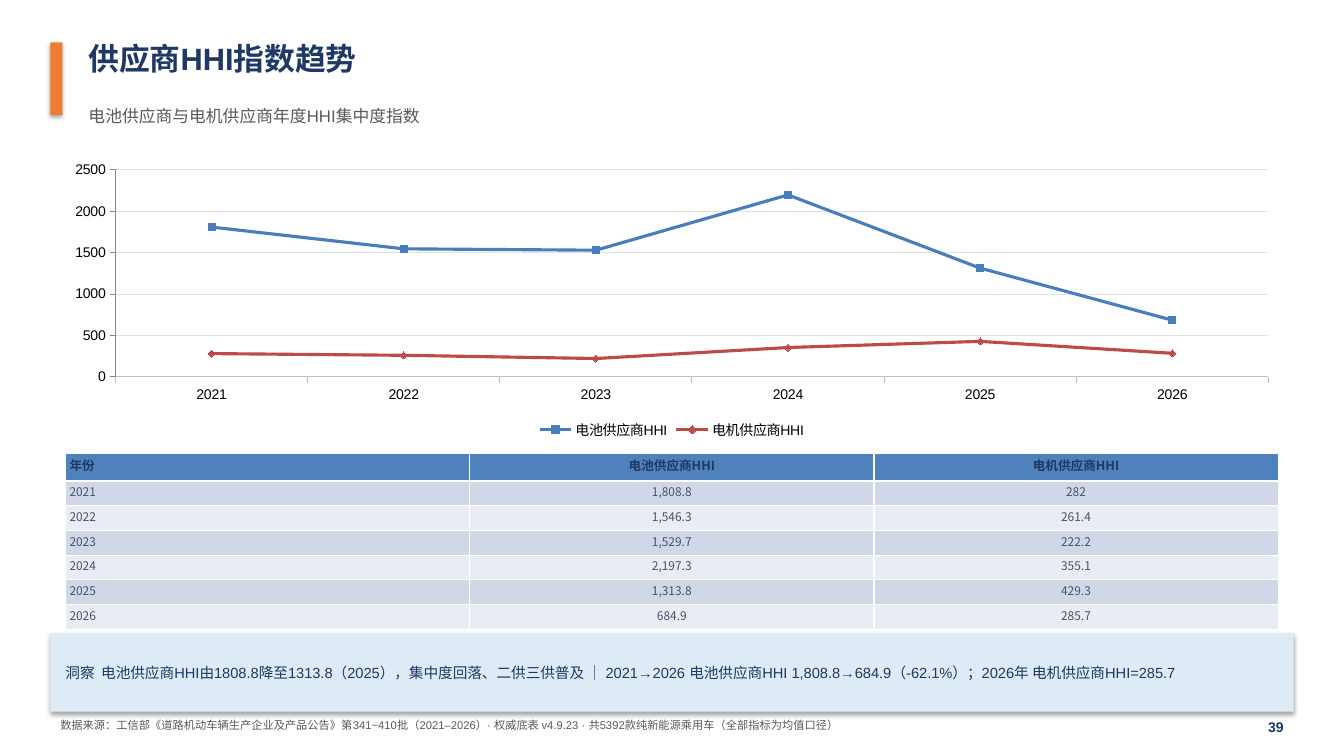
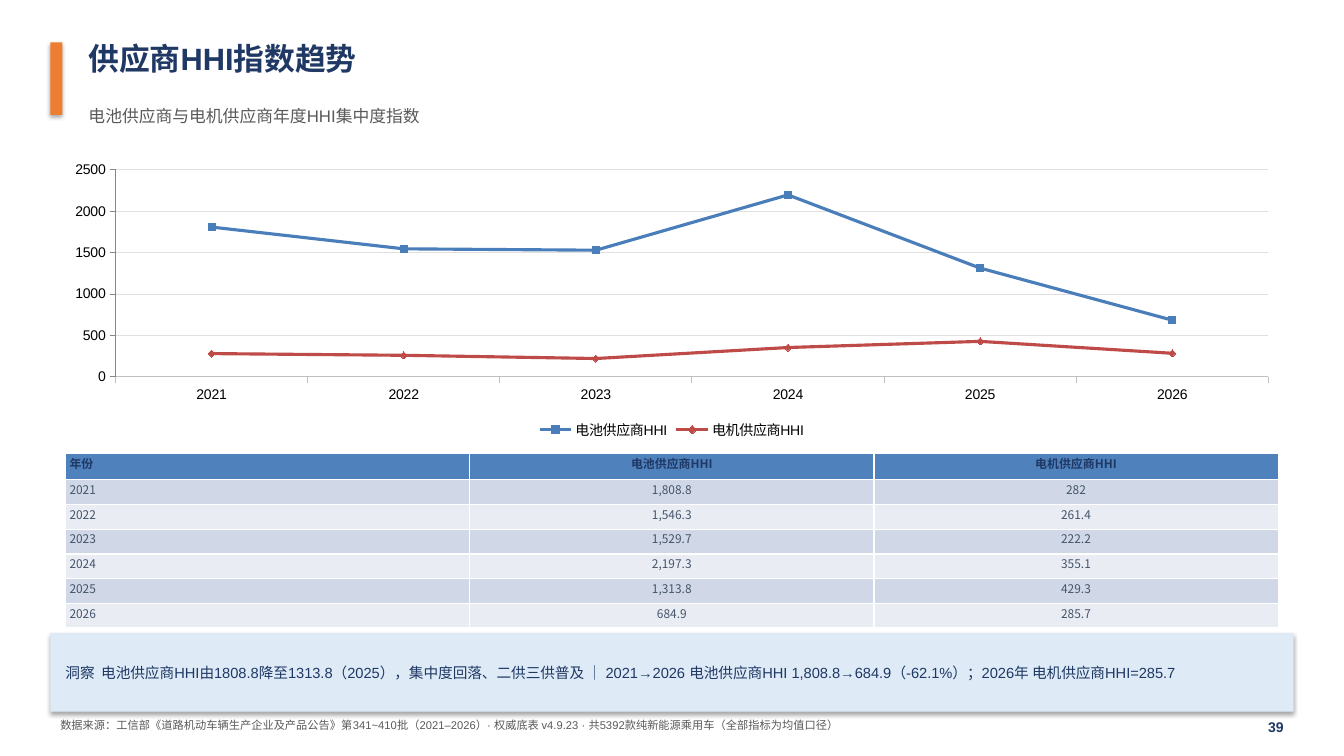
Before and after one commit to coolcat0125/TA-Analysis, a slide deck: slide 40 of NEV公告车型行业分析_演示文稿.pptx. Drawn at 1344x756 pixels with LibreOffice and Linux fonts; fonts in the diff are those of the drawing. Boxes give left, top, right and bottom in pixels: in the first picture for what was removed or moved away, otherwise in the second. Text is boxed around its words. In the diff, an @@ line names an element or a change of style, - is before the commit and + after.

```diff
--- a/NEV公告车型行业分析_演示文稿.pptx
+++ b/NEV公告车型行业分析_演示文稿.pptx
@@ table at [66,454,1278,628] @@
@@ size 9 to 8.5 pt in "年份", "电池供应商HHI", "电机供应商HHI" @@
```
Also in this commit, not shown: 43 other slides changed, 12 other files.
